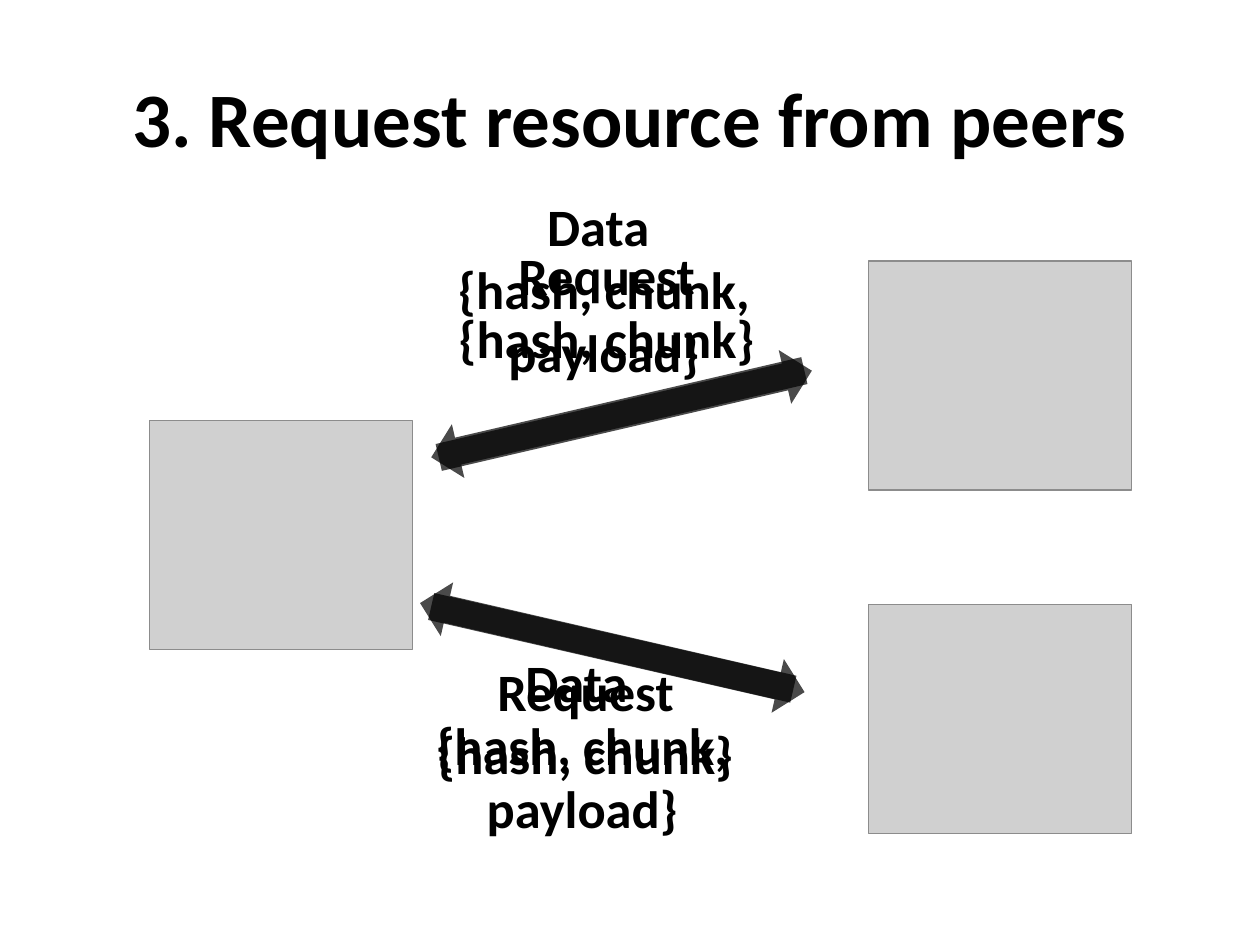
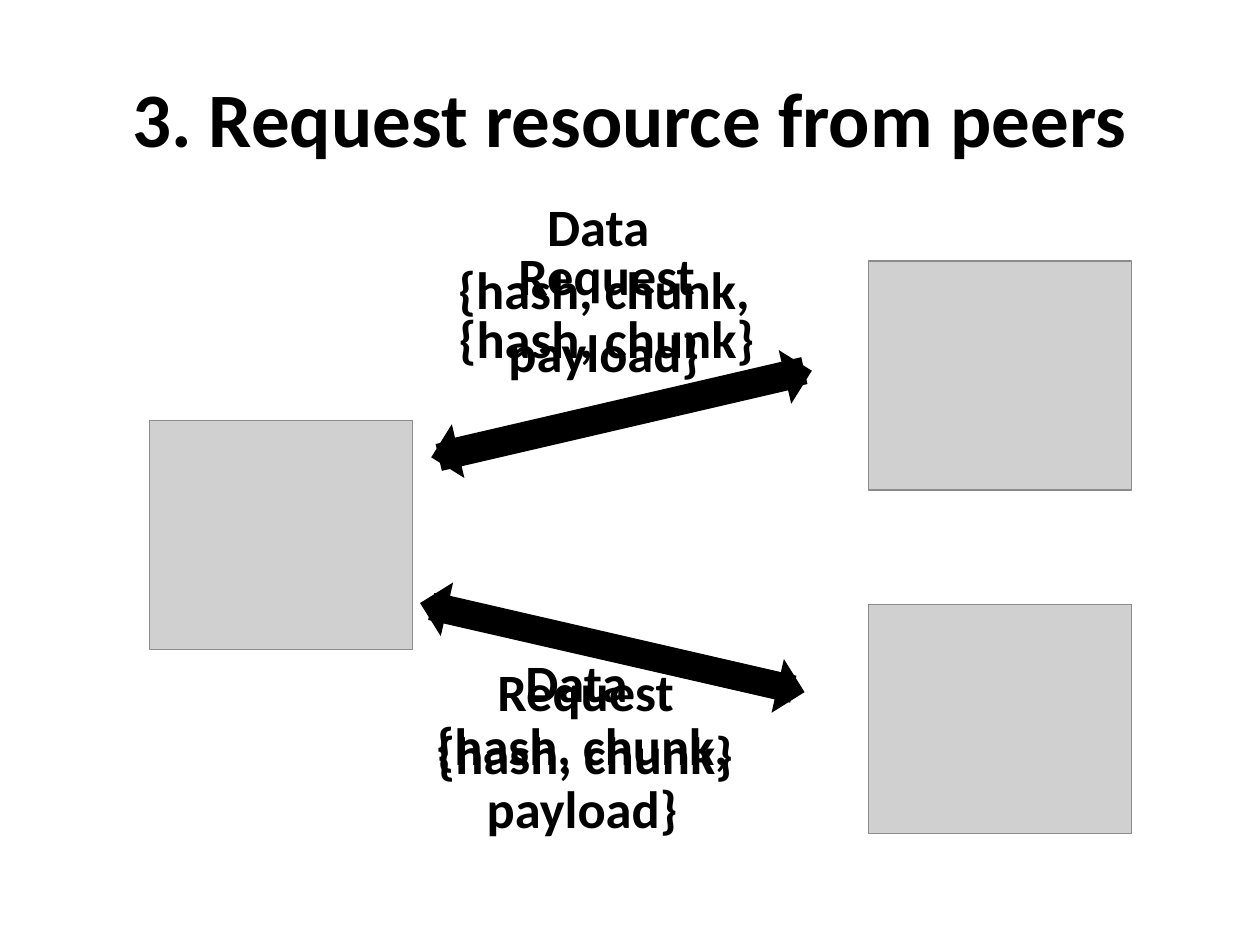
Before and after one commit to wwwiretap/zauberflote, a slide deck: slide 11 of doc/presentation/presentation_long.pptx. Drawn at 1260x945 pixels with LibreOffice and Linux fonts; fonts in the diff are those of the drawing; grey boxes stand for pictures. Boxes give left, top, right and bottom in pixels: in the first picture for what was removed or moved away, otherwise in the second. Text is boxed around its words. In the diff, an @@ line names an element or a change of style, - is before the commit and + after.

```diff
--- a/doc/presentation/presentation_long.pptx
+++ b/doc/presentation/presentation_long.pptx
@@ fill #000000 at 71% opacity to #000000 in 4 elements at <box>425,344,810,485</box>, <box>414,576,800,716</box>, <box>432,344,818,485</box>, <box>425,579,810,719</box> @@
```
Also in this commit, not shown: 4 other slides changed, 4 slides added.
